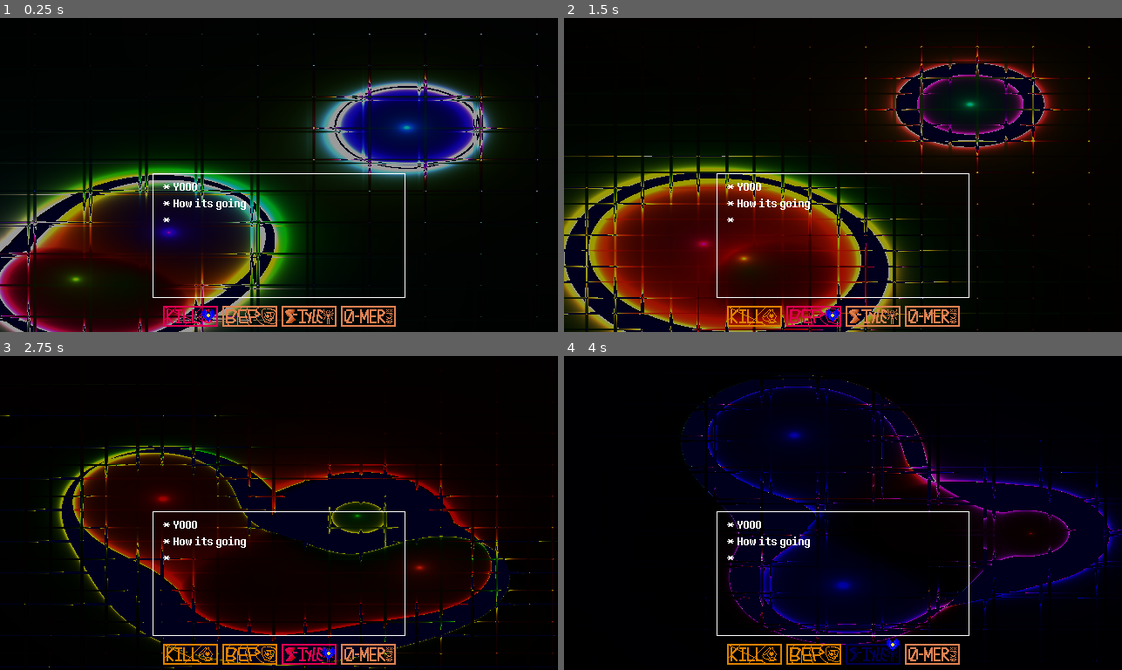
Above: before the commit, frames 1-4 (two rows, left to right).
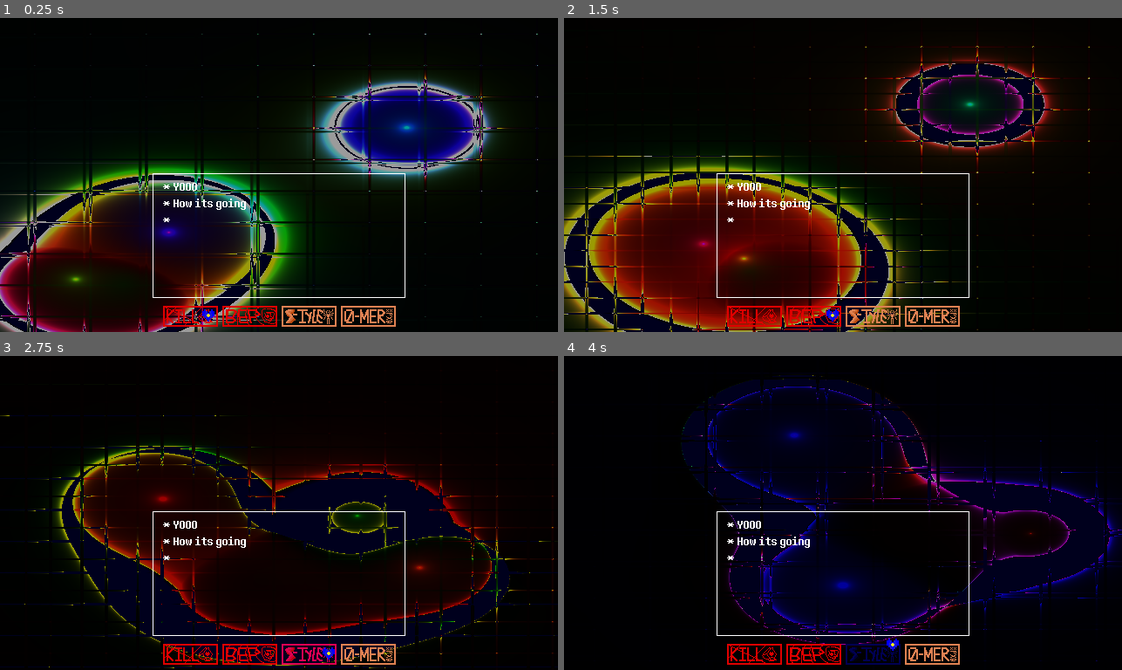
Above: after the commit, the same moments.

Repository: officialErnests/Underkill
Game: Godot game, scene res://Scenes/FIGHT.tscn
Two runs of this game, one before a commit and one after it. Both use one fixed random seed, a clock stepped at 60 frames per second and the inputs below.
Inputs:
- Up to frame 1 (0.25 s): no input
- Up to frame 2 (1.5 s): tap Enter at 0.5 s; hold D (Right) 0.53-1.28 s; tap Shift (Dash) at 0.6 s; tap Space (Jump) at 0.77 s; hold S (Down) from 1.28 s (still down); tap Ctrl (Slide) at 1.35 s
- Up to frame 3 (2.75 s): tap Space (Jump) at 1.52 s; release S (Down) at 2.03 s; hold D (Right) from 2.03 s (still down); tap Shift (Dash) at 2.1 s
- Up to frame 4 (4 s): release D (Right) at 2.78 s; hold W (Up) 2.78-3.53 s; tap Ctrl (Slide) at 2.85 s; tap Space (Jump) at 3.02, 3.77 s; hold A (Left) from 3.53 s (still down); tap Shift (Dash) at 3.6 s

The runs differ from the first frame. In frame 1, 0.6% of the frame differs, in the area x 29-50%, y 91-99%; in frame 2, 0.6%; in frame 3, 0.6%; in frame 4, 0.6%.
Error before the commit: Invalid assignment of property or key 'Text' with value of type 'String' on a base object of type 'Label'. (res://Scenes/FightManager.gd:47)

Commit message:
Added hackatime to godot

Diff:
--- /dev/null
+++ b/Godot_Super-Wakatime-4a05d97e837df19988a18196d96acdac615b1cc7/Test.tscn
@@ -0,0 +1,10 @@
+[gd_scene load_steps=2 format=3 uid="uid://dnnka5th1gldj"]
+
+[ext_resource type="Texture2D" uid="uid://ocqr4kaowgws" path="res://icon.svg" id="1_mtyf4"]
+
+[node name="Node2D" type="Node2D"]
+
+[node name="Sprite2D" type="Sprite2D" parent="."]
+texture = ExtResource("1_mtyf4")
+
+[node name="Node2D" type="Node2D" parent="."]
--- /dev/null
+++ b/Godot_Super-Wakatime-4a05d97e837df19988a18196d96acdac615b1cc7/icon.svg
@@ -0,0 +1 @@
+<svg xmlns="http://www.w3.org/2000/svg" width="128" height="128"><rect width="124" height="124" x="2" y="2" fill="#363d52" stroke="#212532" stroke-width="4" rx="14"/><g fill="#fff" transform="translate(12.322 12.322)scale(.101)"><path d="M105 673v33q407 354 814 0v-33z"/><path fill="#478cbf" d="m105 673 152 14q12 1 15 14l4 67 132 10 8-61q2-11 15-15h162q13 4 15 15l8 61 132-10 4-67q3-13 15-14l152-14V427q30-39 56-81-35-59-83-108-43 20-82 47-40-37-88-64 7-51 8-102-59-28-123-42-26 43-46 89-49-7-98 0-20-46-46-89-64 14-123 42 1 51 8 102-48 27-88 64-39-27-82-47-48 49-83 108 26 42 56 81zm0 33v39c0 276 813 276 814 0v-39l-134 12-5 69q-2 10-14 13l-162 11q-12 0-16-11l-10-65H446l-10 65q-4 11-16 11l-162-11q-12-3-14-13l-5-69z"/><path d="M483 600c0 34 58 34 58 0v-86c0-34-58-34-58 0z"/><circle cx="725" cy="526" r="90"/><circle cx="299" cy="526" r="90"/></g><g fill="#414042" transform="translate(12.322 12.322)scale(.101)"><circle cx="307" cy="532" r="60"/><circle cx="717" cy="532" r="60"/></g></svg>
--- /dev/null
+++ b/Godot_Super-Wakatime-4a05d97e837df19988a18196d96acdac615b1cc7/project.godot
@@ -0,0 +1,27 @@
+; Engine configuration file.
+; It's best edited using the editor UI and not directly,
+; since the parameters that go here are not all obvious.
+;
+; Format:
+;   [section] ; section goes between []
+;   param=value ; assign values to parameters
+
+config_version=5
+
+[application]
+
+config/name="WakatimePlugin"
+config/features=PackedStringArray("4.3", "Mobile")
+config/icon="res://icon.svg"
+
+[dotnet]
+
+project/assembly_name="WakatimePlugin"
+
+[editor_plugins]
+
+enabled=PackedStringArray("res://addons/godot_super-wakatime/plugin.cfg")
+
+[rendering]
+
+renderer/rendering_method="mobile"
--- a/Scenes/FIGHT.tscn
+++ b/Scenes/FIGHT.tscn
@@ -111,6 +111,7 @@
 offset_bottom = 10.0
 
 [node name="Kill" type="TextureRect" parent="Camera2D/Control/Control2"]
+self_modulate = Color(1, 0, 0, 1)
 texture_filter = 1
 layout_mode = 0
 offset_right = 40.0
@@ -119,6 +120,7 @@
 stretch_mode = 2
 
 [node name="Bep" type="TextureRect" parent="Camera2D/Control/Control2"]
+self_modulate = Color(1, 0, 0.0166664, 1)
 texture_filter = 1
 layout_mode = 0
 offset_left = 68.0
@@ -160,6 +162,6 @@
 
 [node name="Cage" parent="." instance=ExtResource("3_yp62b")]
 CagePosition = Vector2(0, 70)
-CageSize = Vector2(287, 140)
+CageSize = Vector2(0, 0)
 
 [editable path="Cage"]
--- a/Scenes/FightManager.gd
+++ b/Scenes/FightManager.gd
@@ -44,7 +44,7 @@
 	label = $Camera2D/Text
 	player = $CharacterBody2D
 
-	label.Text = ""
+	# label.Text = ""
 
 	cage.CagePosition = DEFAULT_CAGE[0]
 	cage.CageSize = DEFAULT_CAGE[1]
--- a/project.godot
+++ b/project.godot
@@ -25,6 +25,10 @@
 
 movie_writer/movie_file="C:/Users/n0o0b/OneDrive/Desktop/the good stuf plz dont open/godot/underkill/FunnyVids/Shaders.avi"
 movie_writer/fps=30
+
+[editor_plugins]
+
+enabled=PackedStringArray("res://addons/godot_super-wakatime/plugin.cfg")
 
 [input]
 
Not shown, added: Addons/godot_super-wakatime/api_key_prompt.tscn
Not shown, added: Addons/godot_super-wakatime/counter.tscn
Not shown, added: Addons/godot_super-wakatime/decompressor.gd
Not shown, added: Addons/godot_super-wakatime/decompressor.gd.uid
Not shown, added: Addons/godot_super-wakatime/godot_super-wakatime.gd
Not shown, added: Addons/godot_super-wakatime/godot_super-wakatime.gd.uid
Not shown, added: Addons/godot_super-wakatime/heartbeat.gd
Not shown, added: Addons/godot_super-wakatime/heartbeat.gd.uid
Not shown, added: Addons/godot_super-wakatime/plugin.cfg
Not shown, added: Addons/godot_super-wakatime/utils.gd
Not shown, added: Addons/godot_super-wakatime/utils.gd.uid
Not shown, added: Godot_Super-Wakatime-4a05d97e837df19988a18196d96acdac615b1cc7/addons/godot_super-wakatime/api_key_prompt.tscn
(and 18 more such lines)
